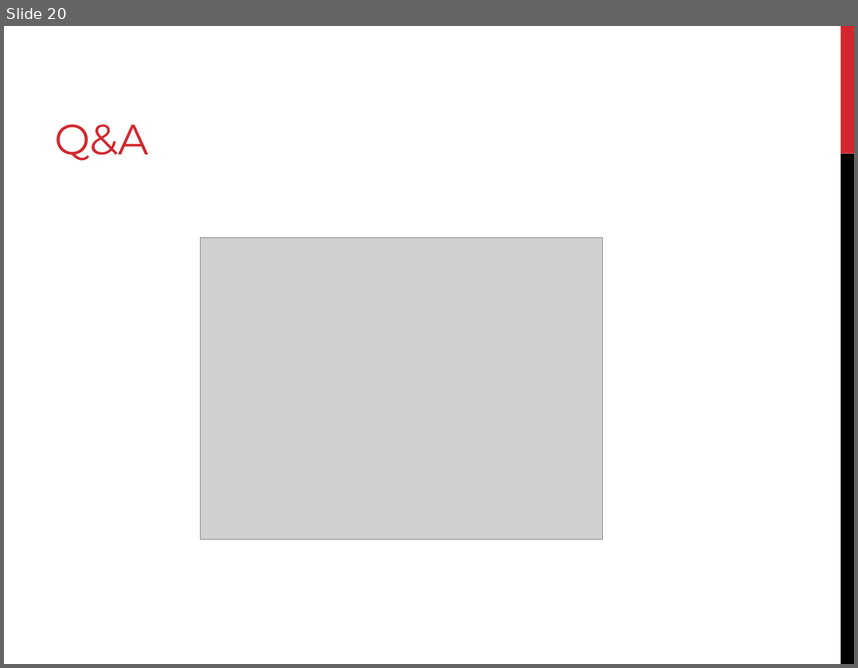
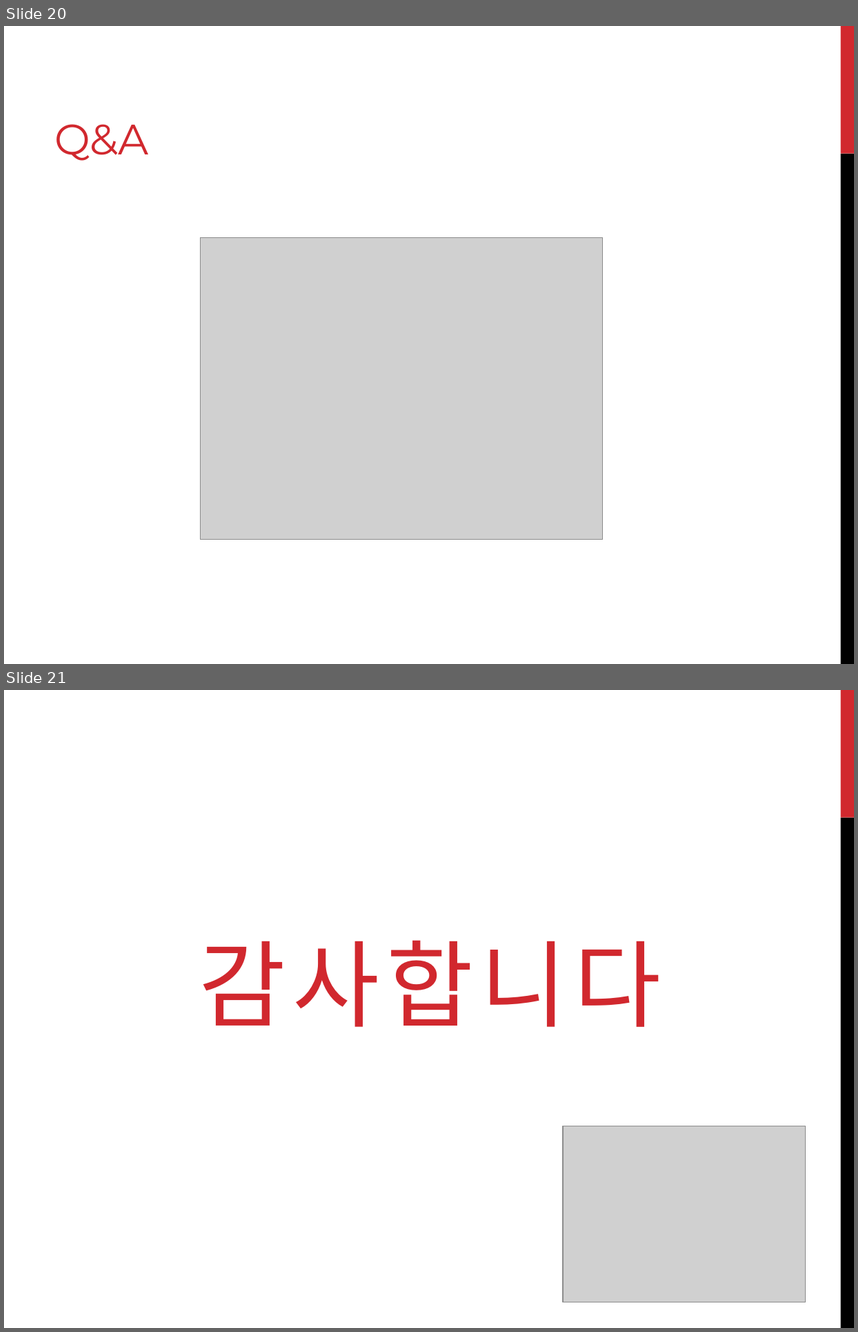
Before and after one commit to jinlee10/javaminiproj, a slide deck: Java_mini_proj_home/java_proj_PPT.pptx. Shown one above the other, each under a label of ours: slide 20 before the commit, slides 20 and 21 after it. The pictures are 858x668 and 858x1332 pixels, drawn with LibreOffice and Linux fonts; fonts in the diff are those of the drawing; grey boxes stand for pictures. Boxes give left, top, right and bottom in pixels: in the first picture for what was removed or moved away, otherwise in the second. Text is boxed around its words. In the diff, an @@ line names an element or a change of style, - is before the commit and + after.

```diff
--- a/Java_mini_proj_home/java_proj_PPT.pptx
+++ b/Java_mini_proj_home/java_proj_PPT.pptx
@@ slide 21 added at (x1=4, y1=690, x2=854, y2=1328), background #FFFFFF; not listed: 2 template elements that a slide beside it also shows @@
@@ title added at (x1=199, y1=940, x2=661, y2=1027), 80 pt, text #D1282E @@
+감사합니다
@@ picture added at (x1=562, y1=1125, x2=805, y2=1301) @@
```
Also in this commit, not shown: 3 slides changed, 3 other files.
